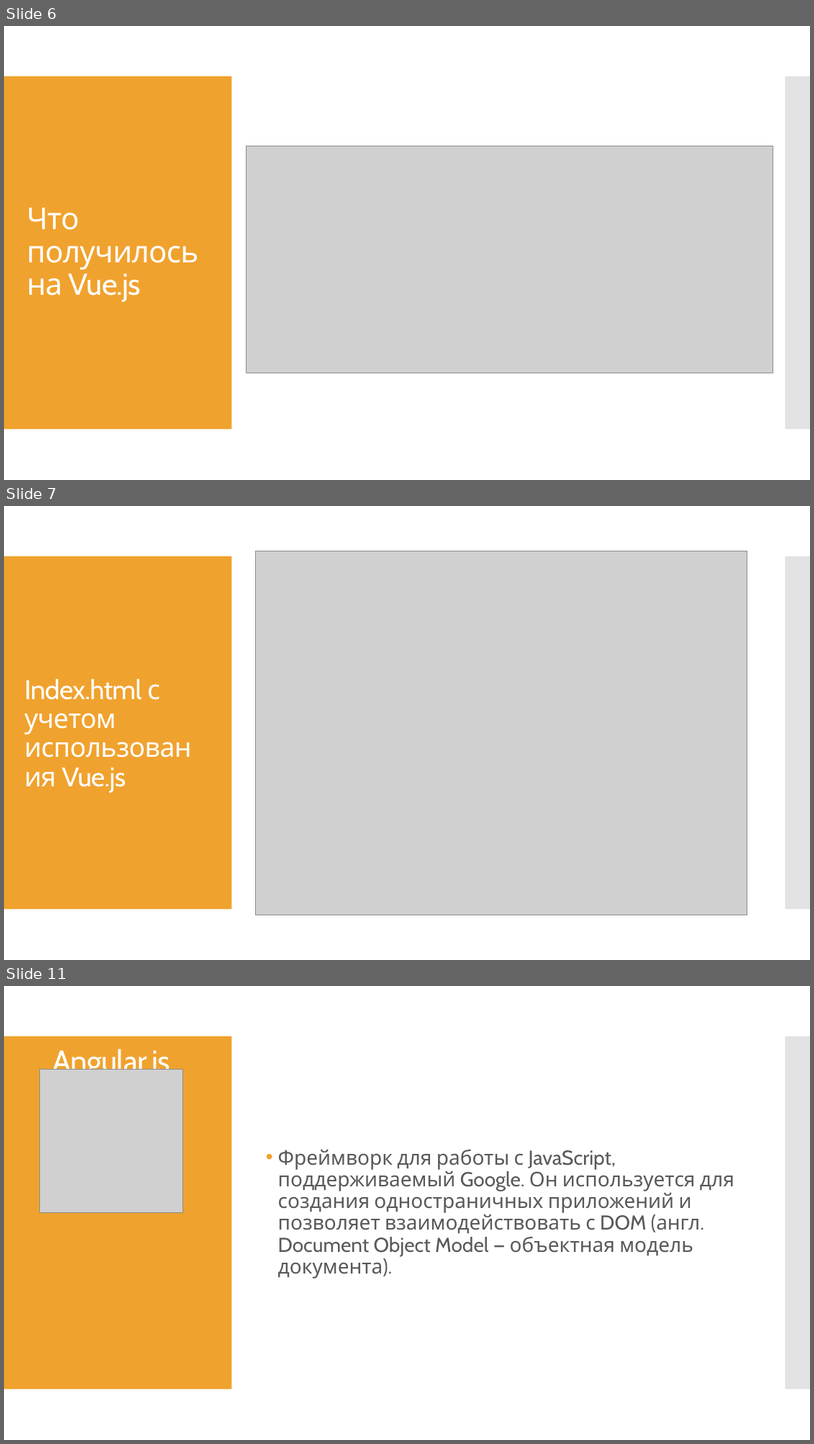
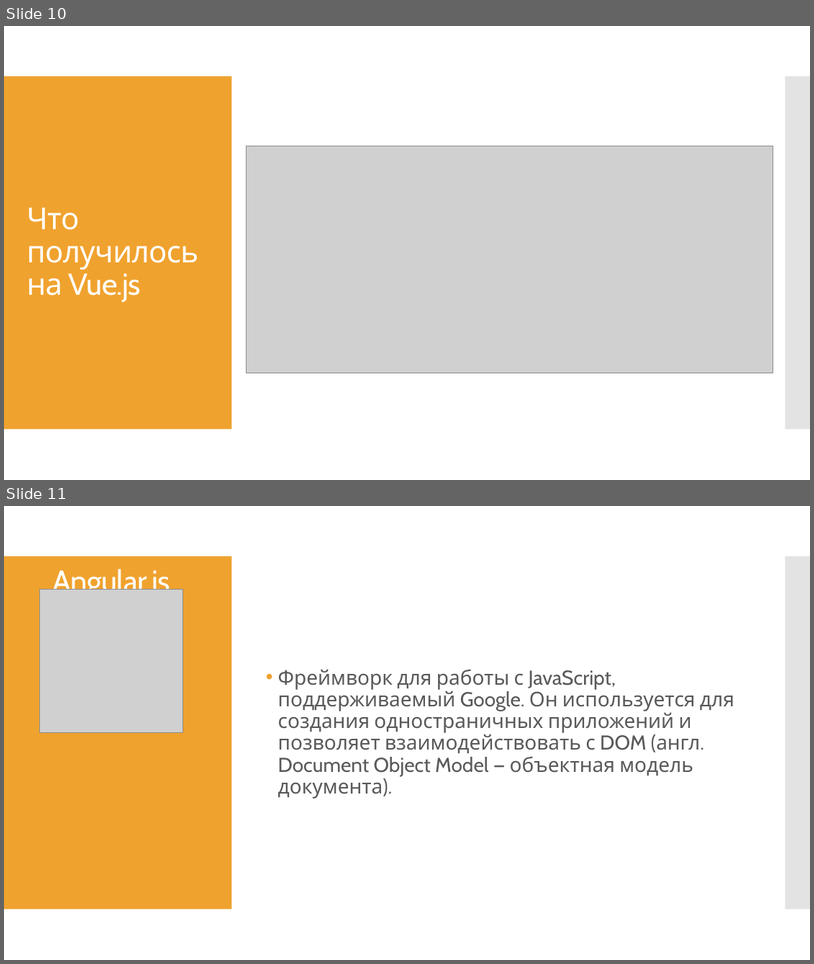
Before and after one commit to AlinaZhurba2000/DZ_Dmitrieva_and_Zhurba, a slide deck: презентация и файл/Сравнение js frameworks.pptx. Shown one above the other, each under a label of ours: slides 6, 7 and 11 before the commit, slides 10 and 11 after it; the slides between them are not shown. The pictures are 814x1444 and 814x964 pixels, drawn with LibreOffice and Linux fonts; fonts in the diff are those of the drawing; grey boxes stand for pictures. Boxes give left, top, right and bottom in pixels: in the first picture for what was removed or moved away, otherwise in the second. Text is boxed around its words. In the diff, an @@ line names an element or a change of style, - is before the commit and + after.

```diff
--- a/презентация и файл/Сравнение js frameworks.pptx
+++ b/презентация и файл/Сравнение js frameworks.pptx
@@ slide 7 removed at [4,506,810,960], background #FFFFFF; not listed: 2 template elements that a slide beside it also shows @@
@@ picture removed at [256,551,748,915] @@
@@ title removed at [24,679,160,792] @@
-Index.html с учетом использования Vue.js
@@ what was slide 6 is now slide 10 @@
```
Also in this commit, not shown: 4 slides changed, 5 slides added, 4 other slides removed.
